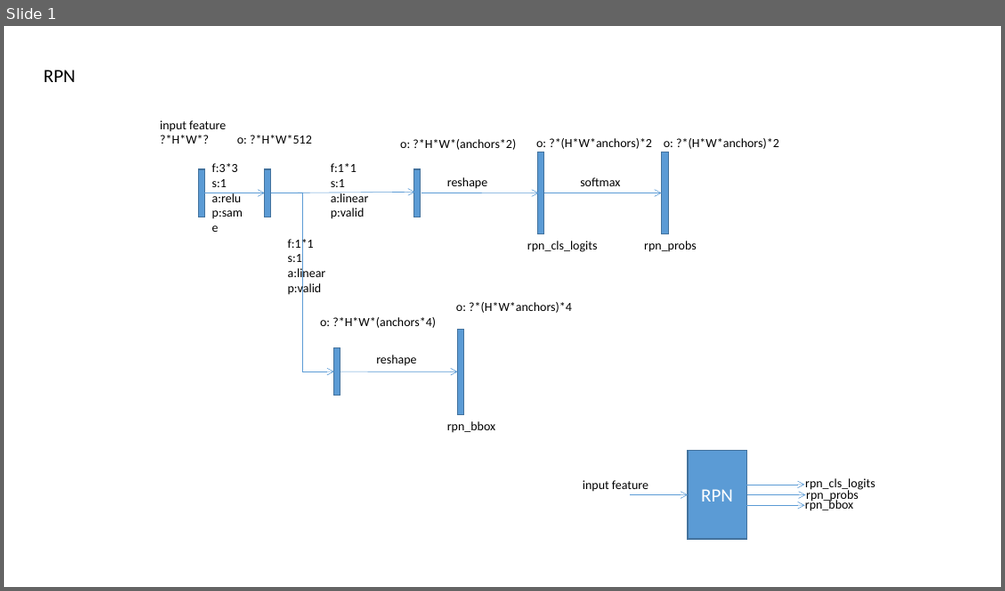
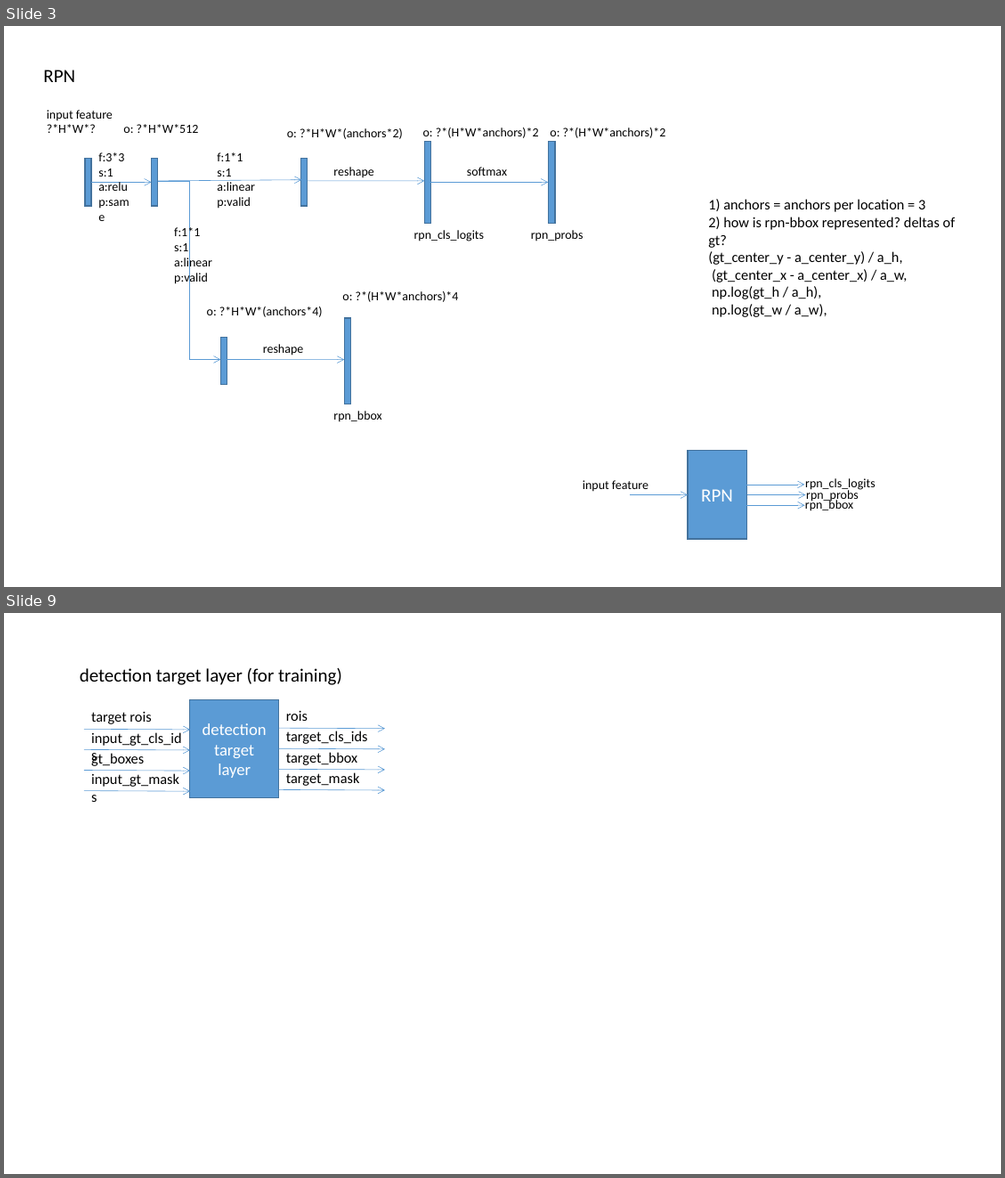
Before and after one commit to naurril/naurril.github.com, a slide deck: assets/MASK RCNN.pptx. Shown one above the other, each under a label of ours: slide 1 before the commit, slides 3 and 9 after it; the slides between them are not shown. The pictures are 1005x591 and 1005x1178 pixels, drawn with LibreOffice and Linux fonts; fonts in the diff are those of the drawing. Boxes give left, top, right and bottom in pixels: in the first picture for what was removed or moved away, otherwise in the second. Text is boxed around its words. In the diff, an @@ line names an element or a change of style, - is before the commit and + after.

```diff
--- a/assets/MASK RCNN.pptx
+++ b/assets/MASK RCNN.pptx
@@ slide 9 added at (x1=4, y1=613, x2=1001, y2=1174), background #FFFFFF @@
@@ text added at (x1=80, y1=668, x2=342, y2=685), 18 pt, text #000000 @@
+detection target layer (for training)
@@ text added at (x1=91, y1=669, x2=202, y2=746), 14 pt, text #000000 @@
+target_cls_ids
@@ text added at (x1=91, y1=711, x2=151, y2=724), 14 pt, text #000000 @@
+target rois
@@ rectangle added at (x1=190, y1=699, x2=279, y2=798), fill #5B9BD5, outline #43739E 1 pt, 16 pt, text #FFFFFF @@
+detection target layer
@@ text added at (x1=286, y1=710, x2=307, y2=721), 14 pt, text #000000 @@
+rois
@@ arrow added from (84, 729) to (190, 730), #5B9BD5 0.5 pt @@
@@ text added at (x1=91, y1=730, x2=368, y2=746), 14 pt, text #000000 @@
+input_gt_cls_ids
@@ text added at (x1=91, y1=732, x2=182, y2=766), 14 pt, text #000000 @@
+gt_boxes
@@ arrow added from (278, 728) to (386, 728), #5B9BD5 0.5 pt @@
@@ arrow added from (84, 750) to (190, 750), #5B9BD5 0.5 pt @@
@@ arrow added from (84, 770) to (190, 771), #5B9BD5 0.5 pt @@
@@ arrow added from (278, 748) to (386, 749), #5B9BD5 0.5 pt @@
@@ arrow added from (278, 770) to (386, 770), #5B9BD5 0.5 pt @@
@@ text added at (x1=286, y1=752, x2=357, y2=765), 14 pt, text #000000 @@
+target_bbox
@@ text added at (x1=286, y1=772, x2=360, y2=786), 14 pt, text #000000 @@
+target_mask
@@ arrow added from (84, 791) to (190, 791), #5B9BD5 0.5 pt @@
@@ text added at (x1=91, y1=773, x2=179, y2=787), 14 pt, text #000000 @@
+input_gt_masks
@@ arrow added from (278, 789) to (386, 790), #5B9BD5 0.5 pt @@
@@ what was slide 1 is now slide 3 @@
@@ slide 3 changed as well @@
@@ rectangle moved from (x1=662, y1=152, x2=668, y2=234) to (x1=549, y1=141, x2=555, y2=224) @@
@@ 4 rectangles, 3 texts, 2 arrows moved together from (x1=198, y1=163, x2=696, y2=394) to (x1=85, y1=152, x2=583, y2=384) @@
@@ 3 arrows, 1 rectangle, 1 elbow arrow moved together from (x1=271, y1=152, x2=544, y2=371) to (x1=157, y1=141, x2=430, y2=360) @@
@@ text added at (x1=708, y1=199, x2=955, y2=317), 14 pt, text #000000 @@
+1) anchors = anchors per location = 3
+2) how is rpn-bbox represented? deltas of gt?
+(gt_center_y - a_center_y) / a_h,
+(gt_center_x - a_center_x) / a_w,
+np.log(gt_h / a_h),
+np.log(gt_w / a_w),
@@ 13 texts, 1 rectangle moved together from (x1=160, y1=120, x2=779, y2=433) to (x1=47, y1=110, x2=666, y2=422) @@
```
Also in this commit, not shown: 3 other slides changed, 5 other slides added.
